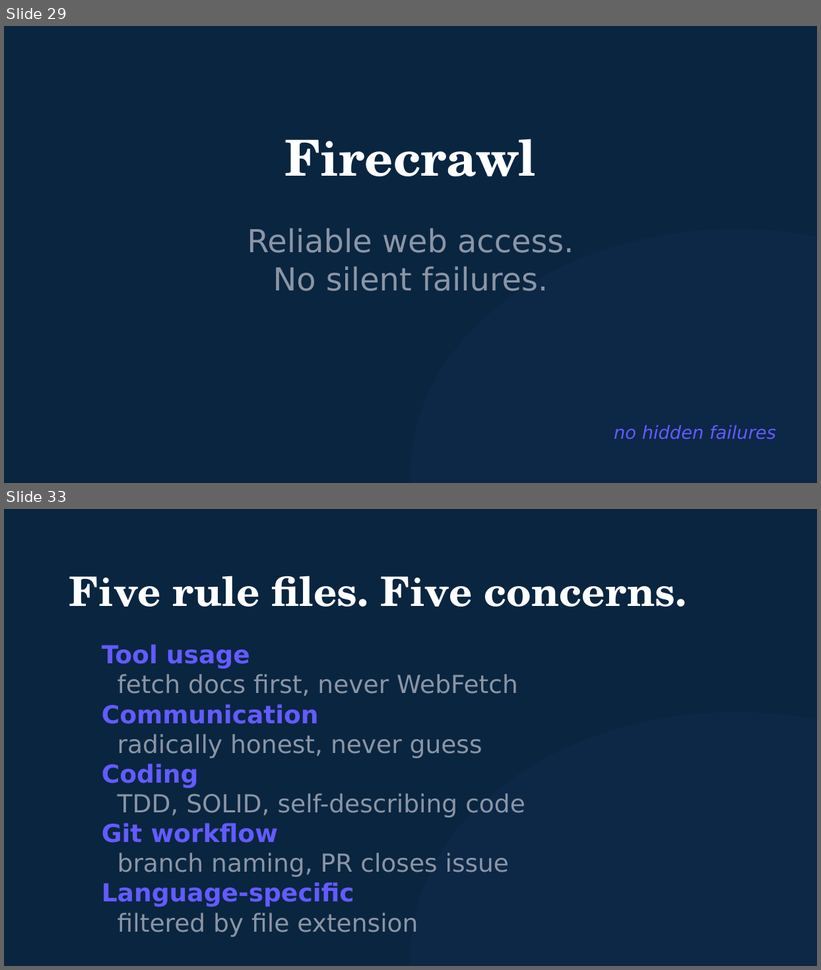
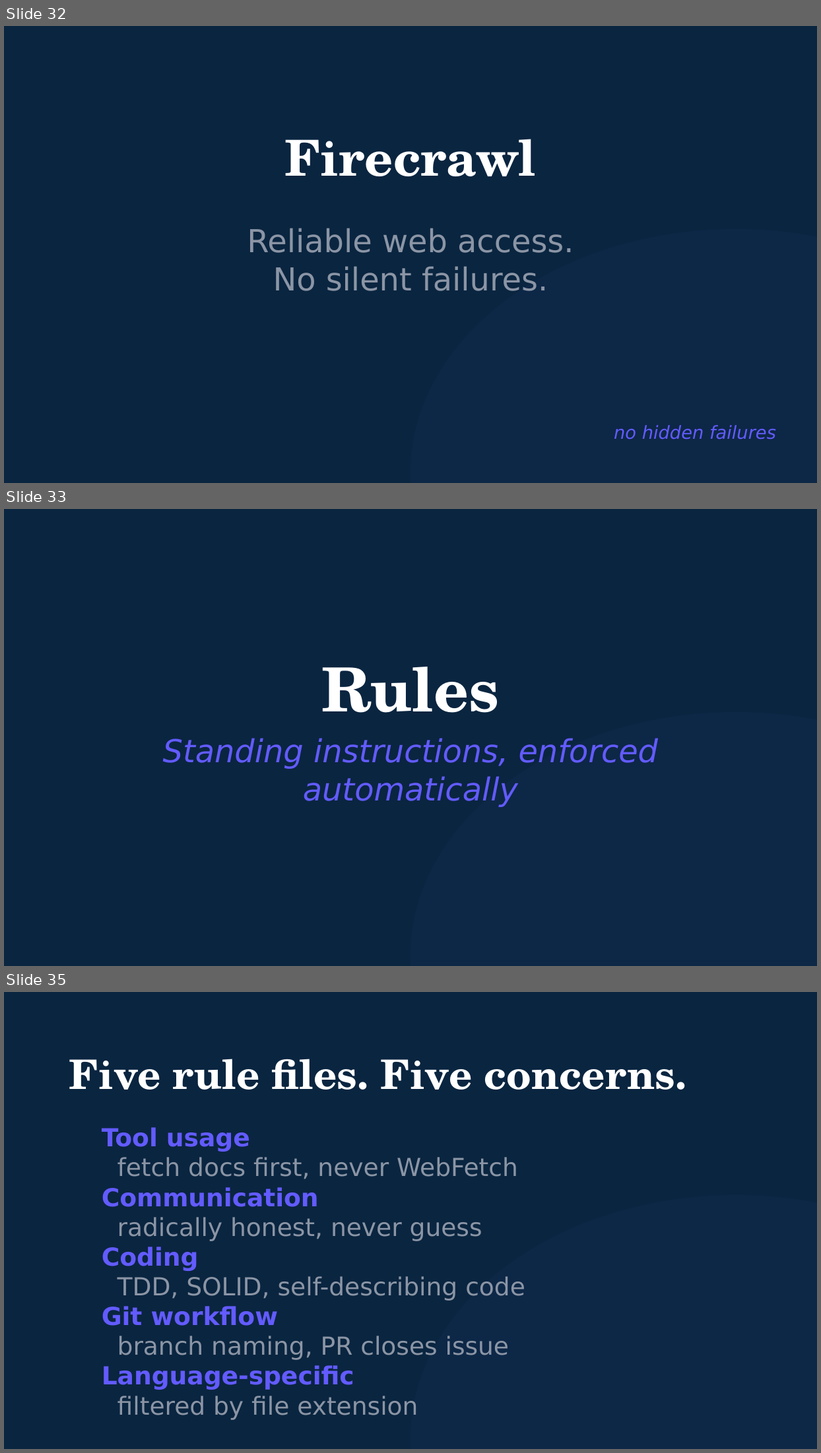
Before and after one commit to michaelengland/ai-best-practices, a slide deck: decks/builder/builder.pptx. Shown one above the other, each under a label of ours: slides 29 and 33 before the commit, slides 32, 33 and 35 after it; the slides between them are not shown. The pictures are 821x970 and 821x1453 pixels, drawn with LibreOffice and Linux fonts; fonts in the diff are those of the drawing. Boxes give left, top, right and bottom in pixels: in the first picture for what was removed or moved away, otherwise in the second. Text is boxed around its words. In the diff, an @@ line names an element or a change of style, - is before the commit and + after.

```diff
--- a/decks/builder/builder.pptx
+++ b/decks/builder/builder.pptx
@@ slide 33 added at <box>4,509,817,966</box>, background #0A2540 @@
@@ text added at <box>321,667,499,713</box>, 54 pt, text #FFFFFF, bold @@
+Rules
@@ ellipse added at <box>411,712,817,966</box>, fill #635BFF at 4% opacity @@
@@ text added at <box>163,738,659,807</box>, 28 pt, text #635BFF, italic @@
+Standing instructions, enforced automatically
@@ what was slide 29 is now slide 32 @@
@@ what was slide 33 is now slide 35 @@
```
Also in this commit, not shown: 6 slides changed, 11 other slides added, 5 slides removed, 6 other files.
